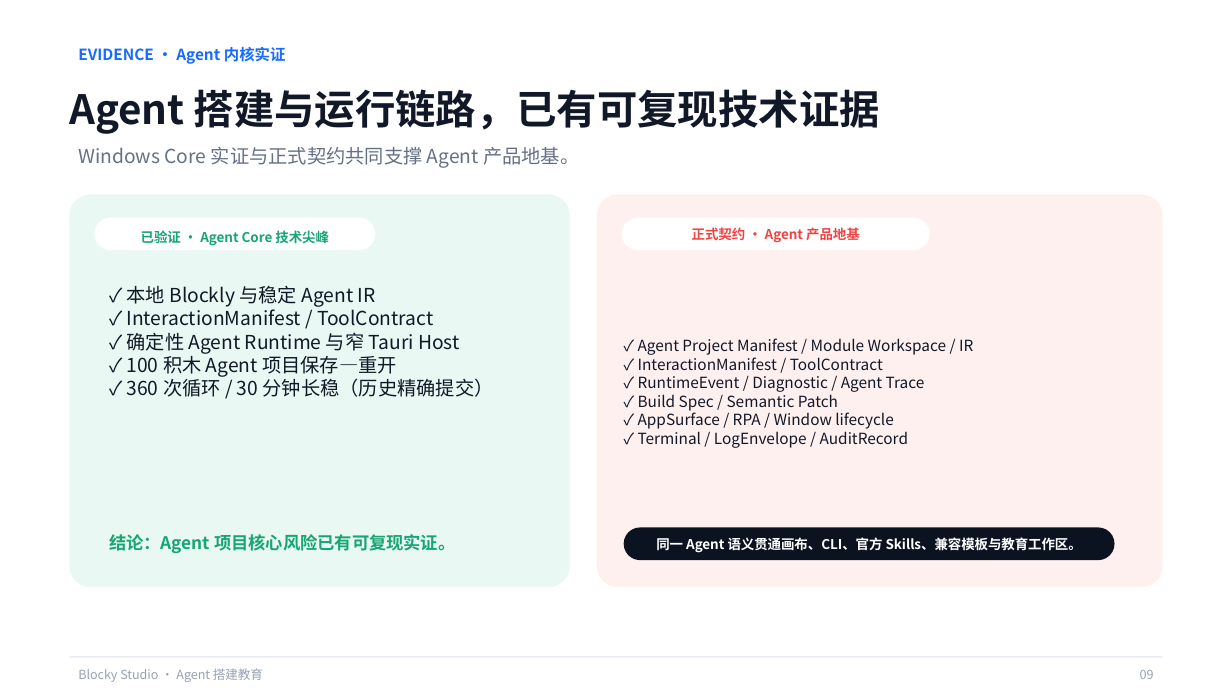
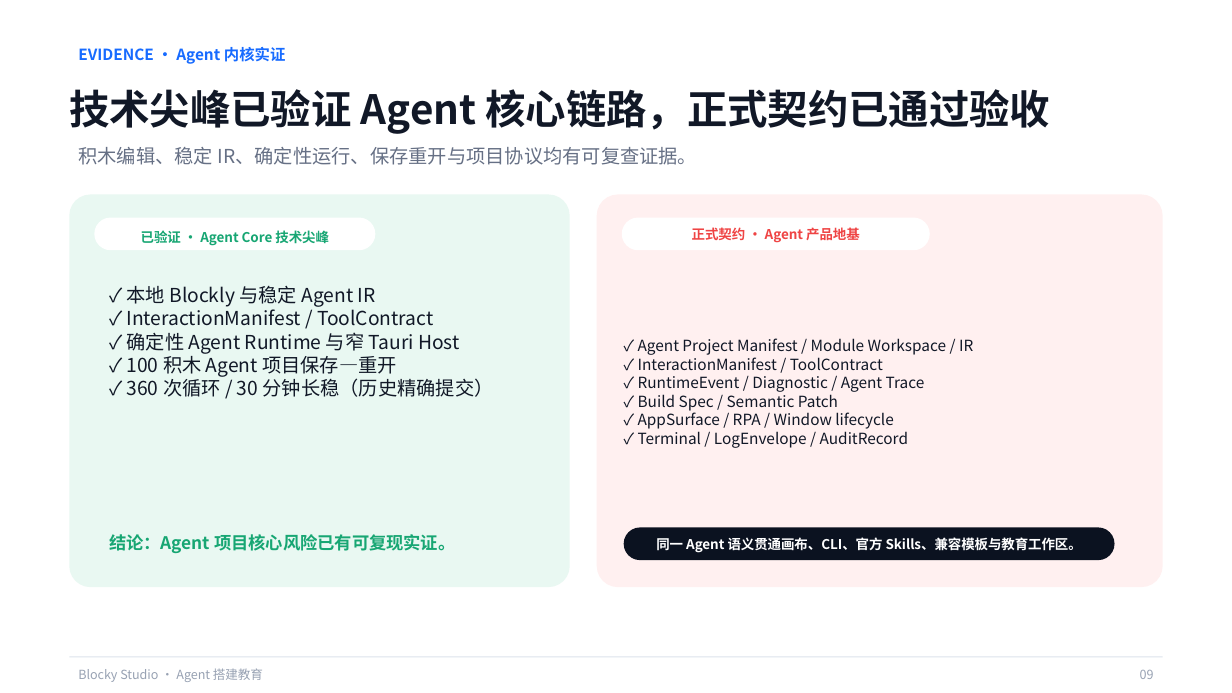
Before and after one commit to q2955161835-debug/Blocky-AI, a slide deck: slide 9 of PPT与商业计划书/Blocky-Studio-息壤杯-AI+教育.pptx. Drawn at 1232x693 pixels with LibreOffice and Linux fonts; fonts in the diff are those of the drawing; background and template pictures are left out. Boxes give left, top, right and bottom in pixels: in the first picture for what was removed or moved away, otherwise in the second. Text is boxed around its words. In the diff, an @@ line names an element or a change of style, - is before the commit and + after.

Commit message:
docs: align evidence slide copy

```diff
--- a/PPT与商业计划书/Blocky-Studio-息壤杯-AI+教育.pptx
+++ b/PPT与商业计划书/Blocky-Studio-息壤杯-AI+教育.pptx
@@ text at [69, 89, 1051, 134]: text changed @@
-Agent 搭建与运行链路，已有可复现技术证据
+技术尖峰已验证 Agent 核心链路，正式契约已通过验收
@@ text at [78, 147, 697, 165]: text changed @@
-Windows Core 实证与正式契约共同支撑 Agent 产品地基。
+积木编辑、稳定 IR、确定性运行、保存重开与项目协议均有可复查证据。
```
Also in this commit, not shown: 1 other file.
